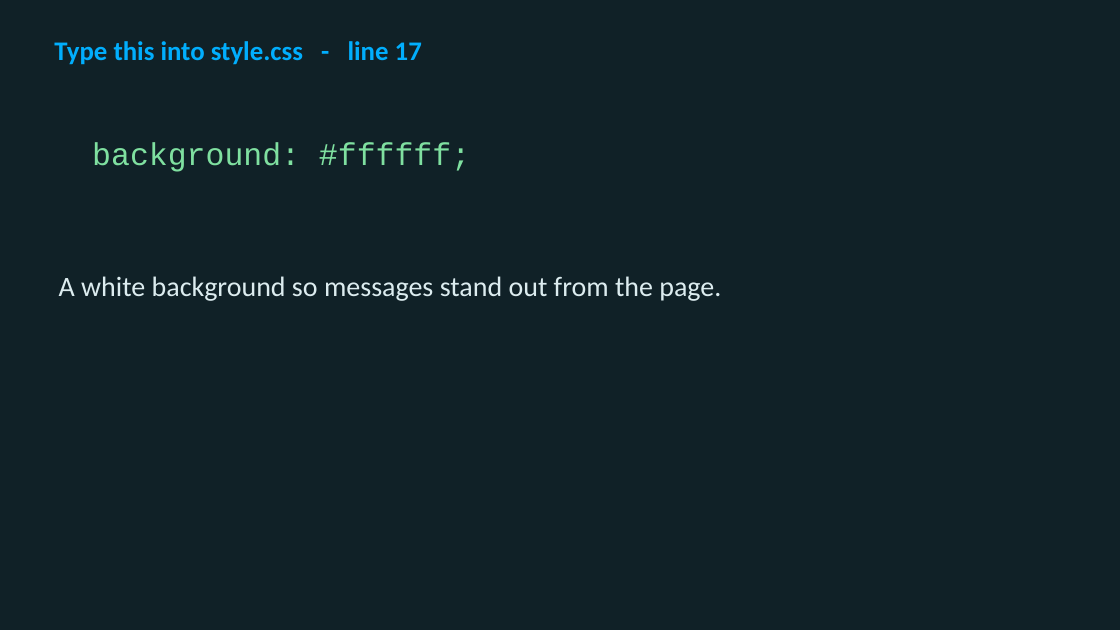
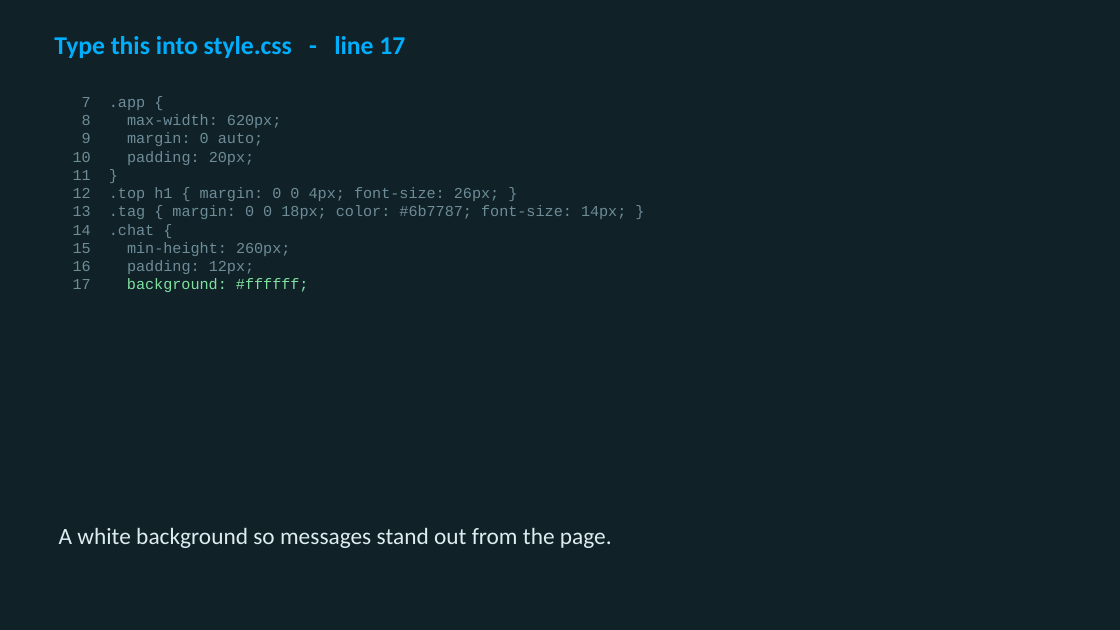
Before and after one commit to utgapps/utgapps.github.io, a slide deck: slide 55 of ai101/slides/week-01.pptx (slide 52 before the commit). Drawn at 1120x630 pixels with LibreOffice and Linux fonts; fonts in the diff are those of the drawing. Boxes give left, top, right and bottom in pixels: in the first picture for what was removed or moved away, otherwise in the second. Text is boxed around its words. In the diff, an @@ line names an element or a change of style, - is before the commit and + after.

```diff
--- a/ai101/slides/week-01.pptx
+++ b/ai101/slides/week-01.pptx
@@ text "Type this into style.css - ..." at (x1=54, y1=36, x2=405, y2=58): size 23 to 22 pt @@
@@ text added at (x1=82, y1=97, x2=626, y2=292), 13 pt, text #6D8C97 @@
+7 .app {
+8 max-width: 620px;
+9 margin: 0 auto;
+10 padding: 20px;
+11 }
+12 .top h1 { margin: 0 0 4px; font-size: 26px; }
+13 .tag { margin: 0 0 18px; color: #6b7787; font-size: 14px; }
+14 .chat {
+15 min-height: 260px;
+16 padding: 12px;
+17 background: #ffffff;
@@ text removed at (x1=92, y1=143, x2=470, y2=172) @@
-background: #ffffff;
@@ text "A white background so messages ..." moved from (x1=59, y1=276, x2=721, y2=301) to (x1=59, y1=527, x2=612, y2=548) @@
@@ text "A white background so messages ..." at (x1=59, y1=527, x2=612, y2=548): size 24 to 20 pt @@
```
Also in this commit, not shown: 52 other slides changed, 9 slides added, 3 slides removed, 30 other files.
